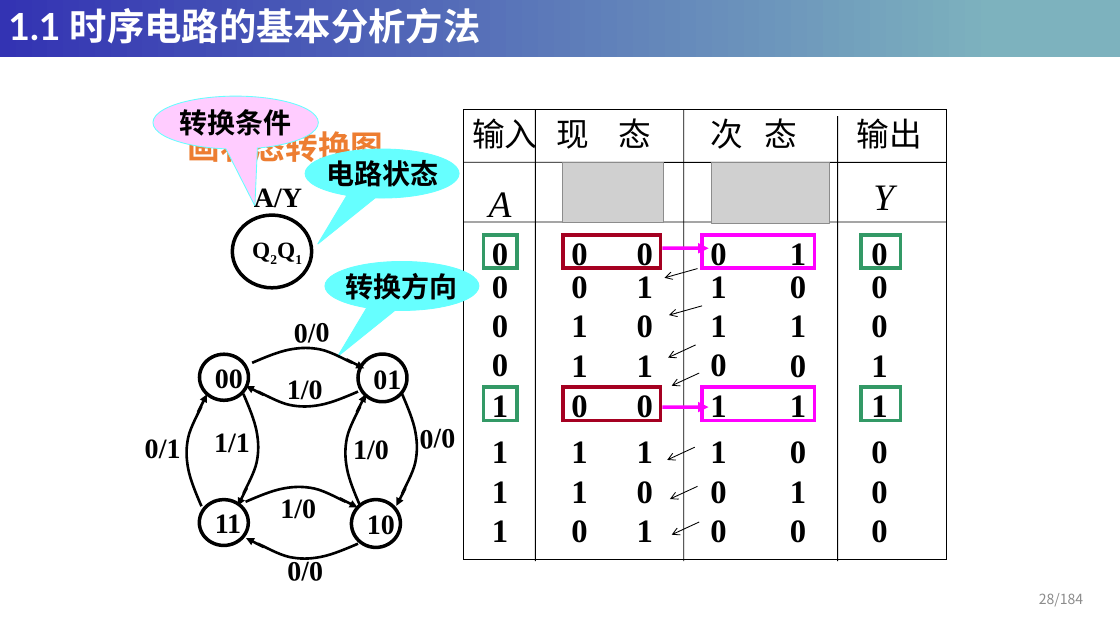
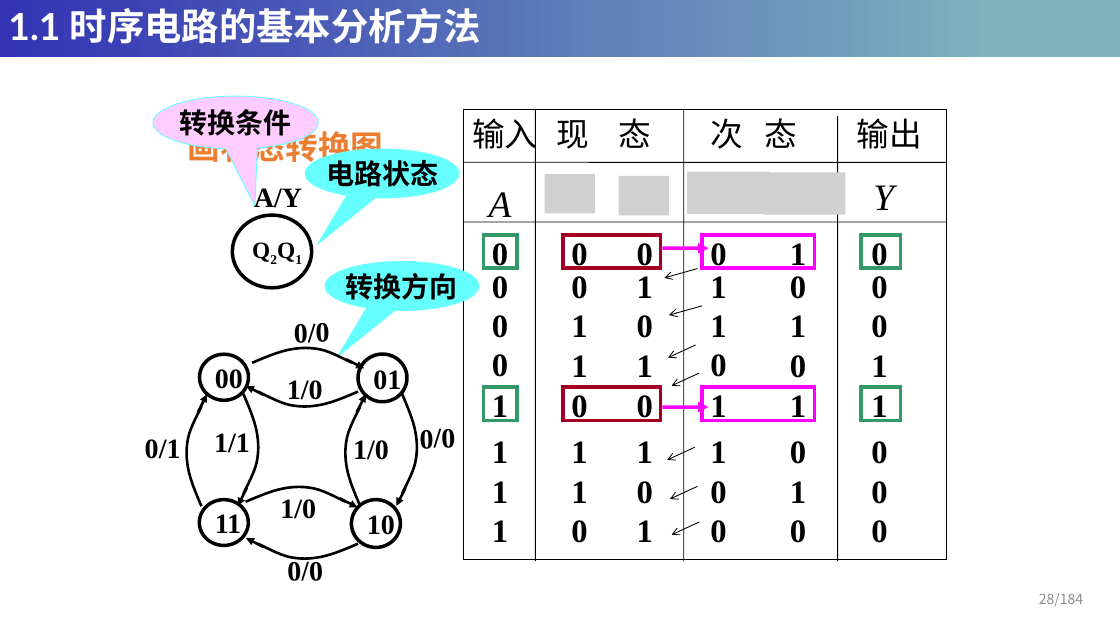
Before and after one commit to HeyuanMingong/heyuanmingong.github.io, a slide deck: slide 28 of DC/第六章-时序逻辑电路.pptx. Drawn at 1120x630 pixels with LibreOffice and Linux fonts; fonts in the diff are those of the drawing; grey boxes stand for pictures. Boxes give left, top, right and bottom in pixels: in the first picture for what was removed or moved away, otherwise in the second. Text is boxed around its words. In the diff, an @@ line names an element or a change of style, - is before the commit and + after.

```diff
--- a/DC/第六章-时序逻辑电路.pptx
+++ b/DC/第六章-时序逻辑电路.pptx
@@ picture added at [544,174,595,213] @@
@@ picture removed at [563,162,664,223] @@
@@ picture added at [619,176,670,215] @@
@@ picture added at [687,171,770,213] @@
@@ picture removed at [712,163,830,223] @@
@@ picture added at [764,172,846,214] @@
```
Also in this commit, not shown: 20 other slides changed, 1 other file.
